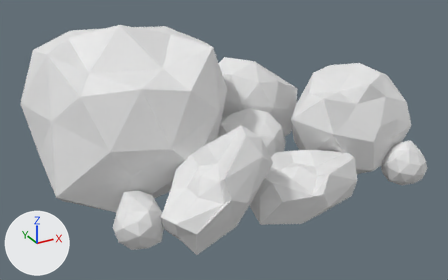
One commit to the FBX model Content/Geometry/Meshes/Imports/Resources/Stone/Stone.fbx: the scene before it, then after it.
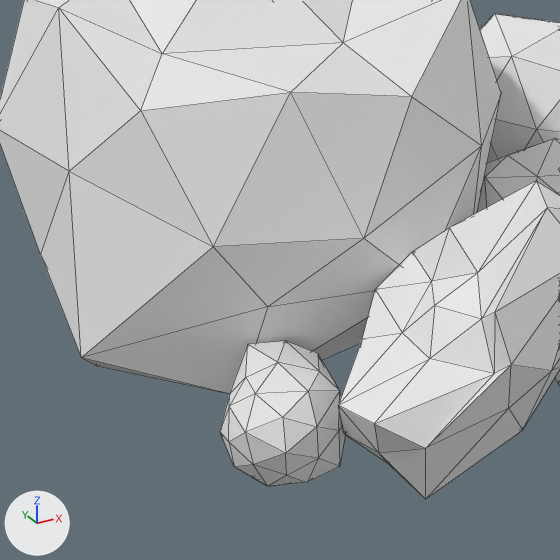
There are two pictures of each version: one whole from a camera (50 mm lens) standing at (-1.373, -2.542, 1.532) and looking at (0.026, 0.002, 0.26), one close up on the part from 5% to 56% of the width and 18% to 100% of the height. Arrows for +X, +Y and +Z are at lower left; the lights stay in place. The close-ups show mesh edges as thin lines. Where no turn or scale is listed for an object, it has been applied to the vertices.

Objects in the first close-up: 'Stone'.
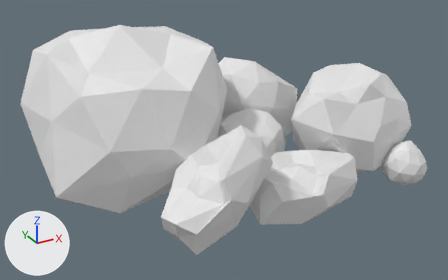
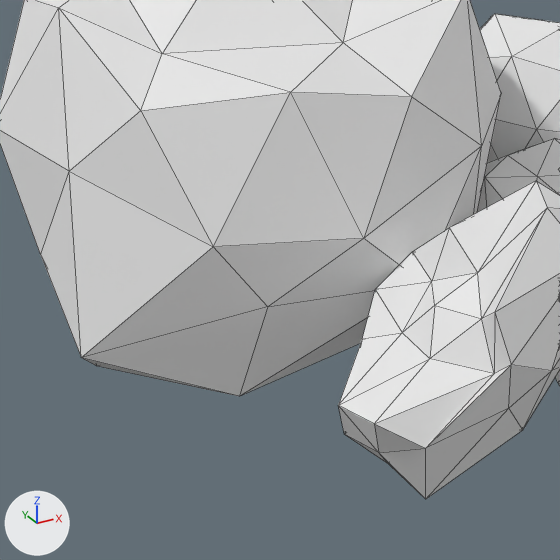
Where the change shows, as pixel boxes [x1, y1, x2, y2] in the close-ups (560 x 560 px):
part 1 of me_icosphere_006, deleted
    before: [220, 341, 345, 486]

Diff of the bpy script that builds the scene:
```diff
--- a/Content/Geometry/Meshes/Imports/Resources/Stone/Stone.fbx.py
+++ b/Content/Geometry/Meshes/Imports/Resources/Stone/Stone.fbx.py
@@ me_icosphere_006 @@
 me_icosphere_006.from_pydata(...)  # 462 vertices, 880 faces; spans x -1.53..0.33, y -1.14..0.19, z -0.08..0.79
 # used by ob_stone; location = (0.655, 0.539, 0.064)
+# me_icosphere_006 part 1: the loose piece of 42 vertices spanning x -1.33..-1.11, y -0.97..-0.69, z -0.08..0.15 is deleted
 me_icosphere_006.materials.append(mat_rock)
```
